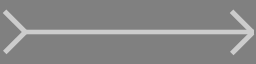
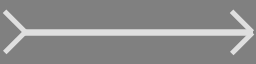
Revision of a layered 256 x 64 image; what changed, layer by layer:
pixels changed over [3,9,254,55] (layer not identified)
